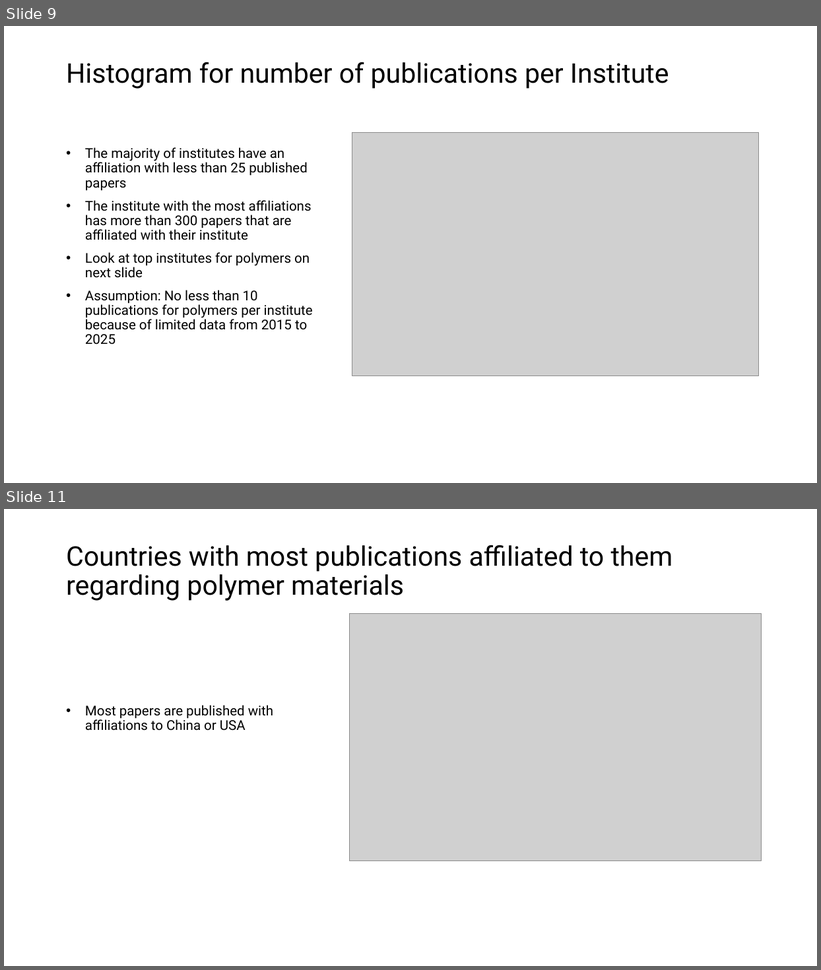
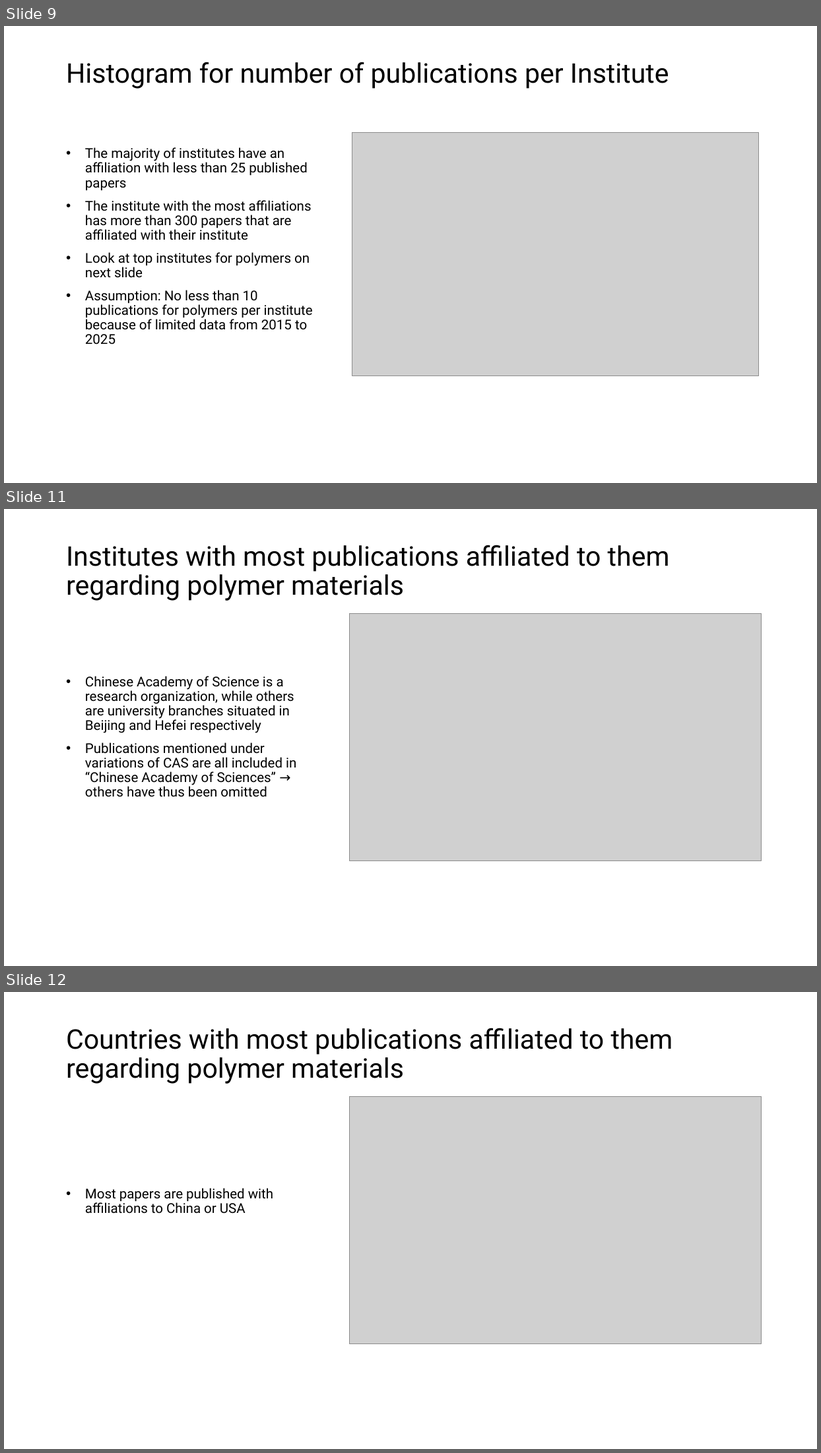
Before and after one commit to GMPuntigam/DataDrivenForesight, a slide deck: presentation/DataDrivenForesight.pptx. Shown one above the other, each under a label of ours: slides 9 and 11 before the commit, slides 9, 11 and 12 after it; the slides between them are not shown. The pictures are 821x970 and 821x1453 pixels, drawn with LibreOffice and Linux fonts; fonts in the diff are those of the drawing; grey boxes stand for pictures. Boxes give left, top, right and bottom in pixels: in the first picture for what was removed or moved away, otherwise in the second. Text is boxed around its words. In the diff, an @@ line names an element or a change of style, - is before the commit and + after.

```diff
--- a/presentation/DataDrivenForesight.pptx
+++ b/presentation/DataDrivenForesight.pptx
@@ slide 11 added at (x1=4, y1=509, x2=817, y2=966), background #FFFFFF @@
@@ title added at (x1=66, y1=545, x2=670, y2=601), 32 pt, text #000000 @@
+Institutes with most publications affiliated to them regarding polymer materials
@@ picture added at (x1=350, y1=614, x2=762, y2=861) @@
@@ text added at (x1=85, y1=676, x2=296, y2=797), 16 pt, text #000000 @@
+• Chinese Academy of Science is a research organization, while others are university branches situated in Beijing and Hefei respectively
+• Publications mentioned under variations of CAS are all included in “Chinese Academy of Sciences” → others have thus been omitted
@@ what was slide 11 is now slide 12 @@
```
Also in this commit, not shown: 3 slides changed.
